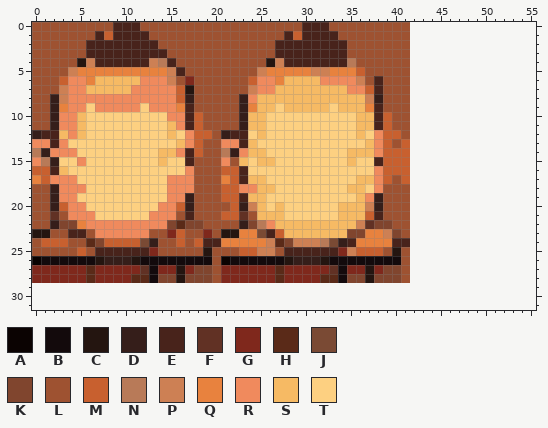
File history of a pixel-art file, final/v2/art/src/ase/hero/lantern-r.ase. This is how it looked before the edit.
42x29 pixels, 1 frame. The old version is drawn lined up with the new one, on the new canvas.
Palette (. is transparent): A #0b0302  B #130a0c  C #241510  D #351e1a  E #48231b  F #613124  G #7f281c  H #5a2a18  J #7a4a34  K #80452e  L #9e5231  M #c8602f  N #b87a58  P #cd8054  Q #e8823e  R #f08a5d  S #f6ba64  T #fdd081
Pixels before, first column x 0:
 0 LLLLLLLLLEEELLLLLLLLLLLLLLLLLLEEELLLLLLLLL
 1 LLLLLLLEMEEEELLLLLLLLLLLLLLLEMEEEELLLLLLLL
 2 LLLLLLEEEEEEEELLLLLLLLLLLLLEEEEEEEELLLLLLL
 3 LLLLLLEEEEEEEEELLLLLLLLLLLLEEEEEEEELLLLLLL
 4 LLLLLCPEEEEEEPNELLLLLLLLLLCPEEEEEEENLLLLLL
 5 LLLLPQQQQQQQQQQPELLLLLLLLPQQQQQPPQQQMLLLLL
 6 LLLMRRQSSSSSRRRPLGLLLLLLMRRQSSSSRRRRPLELLL
 7 LLLPRRSSSSSRRRRRMCLLLLLLPRRSSSSSSSSRRMELLL
 8 LLDPRRRRRRRRRRRRMDLLLLLDRSSSSSSSSSSSSPDLLL
 9 LLDQRRTRRRRRTRRRQELLLLLDQSSTSSSSSTSSSQELLL
10 LLDRRSTTTTTTTTTRREMLLLLDSSTTTTTTTTTTSSEMLL
11 LLDRRSTTTTTTTTTSREMLLLLDSSTTTTTTTTTTSSEMLL
12 DEESRSTTTTTTTTTSTRMMLDEETSTTTTTTTTTTSTRMML
13 RRERTTTTTTTTTTTTSRMLLRRESTTTTTTTTTTTTSRMLM
14 NDRRRTTTTTTTTTSSREMLLNDRSSTTTTTTTTTSSSRMMM
15 RNDTTRTTTTTTTTSTTELLLRLSTSSTTTTTTTTSTTEMMM
16 MMESTTTTTTTTTTTTTRLLLMMETTTTTTTTTTTTTTRMMM
17 QMRRRTTTTTTTTTTRRRLLLQMESSTTTTTTTTTTSSRMLM
18 LLDRRRTTTTTTTTTRRRLLLMMRRSSTTTTTTTTSSTRLLL
19 LLDRRTTTTTTTTTTRRDLLLMMESSTTTTTTTTTTSRDLLL
20 LLDMRRTTTTTTTTRRMDLLLLMDPSTSTTTTTTSSSPDLLL
21 LLFLRRRTTTTTTRRRLELLLMMFLSSSTTTTTTSSSMELLL
22 LLDKKQRRRRRRRRRKHKKLLLLDKNRSSSSSSSSSPFKKLL
23 CCLLEELRRRRRRLLGMLLGLCCQQJEMSSSSSSSKKQQPKL
24 LMMMLLHKMMMMJDLLMLMEEQQQQQPHKPPPNJDEQQQQEE
25 LLLLLMLEEEEEEGLLLLLCLLLMMPPLEEEEEEGPMMMLCL
26 ABBBBBBCDDDCBBBBBBBBLABBBBBBCDDDCBBBBBBBBL
27 GGGGGGHGGGGGFBGGCGKKLGGGGGGHGGGGGFBGGCGKKL
28 GGGGGGHGGGGHHBKKCKKKLGGGGGGHGGGGHHBKKCKKKL
After:
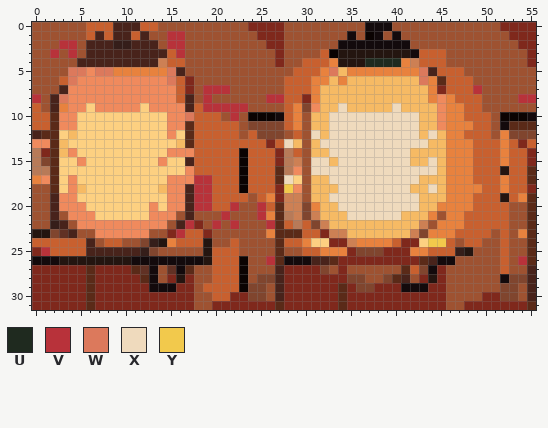
Colours new in this view: U #1f2a1f  V #b8323a  W #dc795c  X #efdabd  Y #f2c94c
Edits made:
canvas 42x29 -> 56x32
Changed rows in their new state; - is an unchanged pixel.
first column x 0:
 0 ------MMM---MM----------GGGG--LLL----BBB--LLLLLLLLLLGGGG
 1 ------M----M---VV--------GGGLLLLLL-B-AB-B-LLLLLLLLLLLGGG
 2 ---VV----DD----VV---------GGLLLLLLBBBBBBBBLLLLLLLLLLLLGG
 3 --V-V----------MV----------GLLLLMACCCCCCCCBMMMLLLLLLLLLG
 4 -----EE------EPMM---------LGLLMMMQCCCUUUUQPMMMLLLLLLLLLG
 5 ----WWRWW------W---------LLLLMMMQWS-QQQQQQQWEMMMLLLLLLLL
 6 ----W-RRRRRR---WM-------LLLLMMMQQSQSSSSSSSSWQHMMMLLLLLLL
 7 ---E--RRRRR------G-VVV--LLLLMMMQ---SSSSSSSSSQGMMMVLLLLLL
 8 V-EW-------------E-V---LLLVVMMGQ-----SSSSSSSQRQMMMLLLLVV
 9 M-E-------------R-MVVVVVLLLLMQKR-SX--SSSXSSSSRQQMMLLLLLL
10 MMH--T-----------W-MM-VLAAABMQLSSXXXXXXXXXXSSRQQMMMLAAAB
11 MMH--T---------R-H-MMMMLKKKKMQLSSXXXXXXXXXXSSRQQQMMLBHHH
12 EHHTST---------R-H--MMMLMKKKLMLXSXXXXXXXXXXSXSQQMMMLQKKK
13 --HS-------------H-MMMMMMMGMXSLSXXXXXXXXXXXXSSQQQMMMQMGM
14 -GHS----------TR-R-MMMMAMMMGNMLSSXXXXXXXXXSSSSQQQMMMQMMG
15 NKH-----------R---MMMMMAMMMGNPLXXSXXXXXXXXSSXSQQQMMMQMMG
16 NNHT--------------MMM--AMMMHNRLXXXXXXXXXXXXXXSQQQMMMCMMH
17 -RHT--------------VVMM-AMMMHX-LSSXXXXXXXXXXSSSQQQMMMQMMH
18 --HT-S--------S--EVVM--AMMMGYRLSSSXXXXXXXXSSXSQQQQMMQMMG
19 --E--------------EVVM--MLMQGPPLSSXXXXXXXXXXSSSQQQMMMCMQH
20 --ER---------RT-REVVMMVLLVMHPPKQSSXXXXXXXXXSSQQQQMMMMLLH
21 --E------------------VLL-VQHNPKPSS-XXXXXXSSSQLQQMMMMMLLH
22 ---ELR---------LEVG-V-VLLLVHMNMKP---SSSSSSSPLQQQMMMMMLLH
23 --KF-L----------VMM--LLLLLQHHHMMGPPSSSSSSSPKQQQMMMMLMLQH
24 M---MMEL--LLK-CQ-M-CLLMLLLL-MMQTTGGP----MGGTYYMLMMLLMLLH
25 GVMMM-E-----DK------MMMLLLLHLLMMQQQGKKKGGGQQMMMDCLLLMLLH
26 B--CCCC-CCCB-------CMMMALLVHBBBEEHGGGGGGGGGHEBBLLLLLMLVH
27 -----------H--LFBHLLMMMALLLE----KLGLLLLLLHMKBGLLLLLLMLLE
28 -----------G--LG-GLLMMMALKKE----GGG--LL-HELGCGLLLLLLBKKE
29 GGGGGGHGGGGGGBBBGGLMMMMAKKLEGGGGGGHGKKGGGBBBGGLLLLLLKKLE
30 GGGGGGHGGGGGGGGGGGLLMMGGKKLEGGGGGGHGGGGGGGGGGGLLLLGGKKLE
31 GGGGGGHGGGGGGGGGGGLLGGGGGGGHGGGGGGHGGGGGGGGGGGLLGGGGGGGH
Boxes around the changes in both pictures, in picture pixels (x1, y1, x2, y2):
changed: (32, 22, 536, 310)
